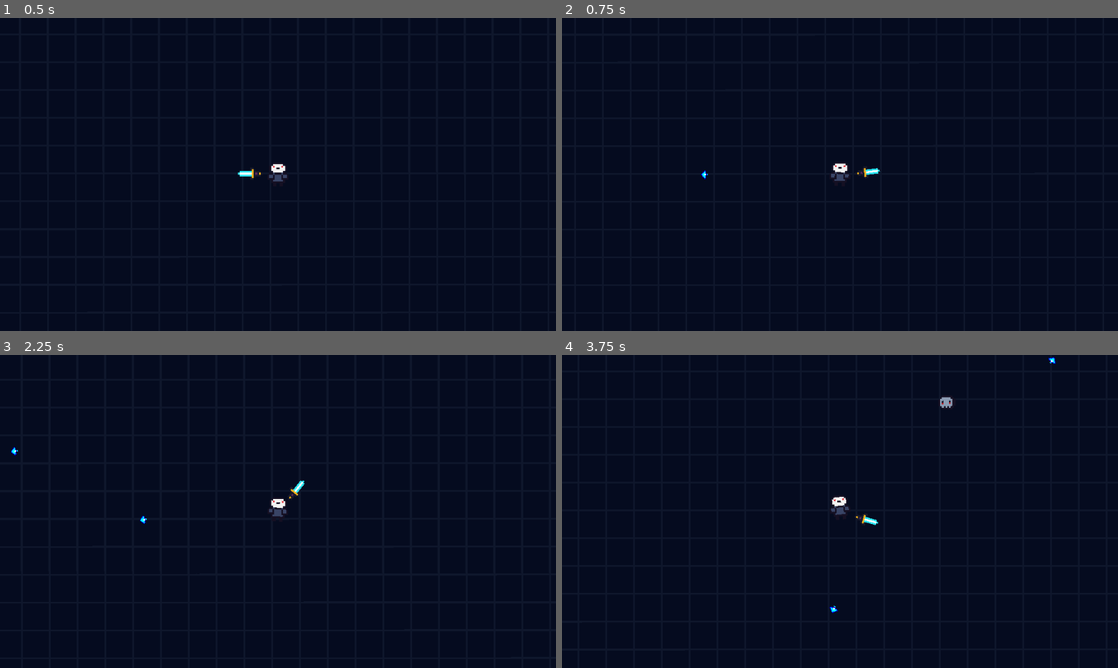
Above: before the commit, frames 1-4 (two rows, left to right).
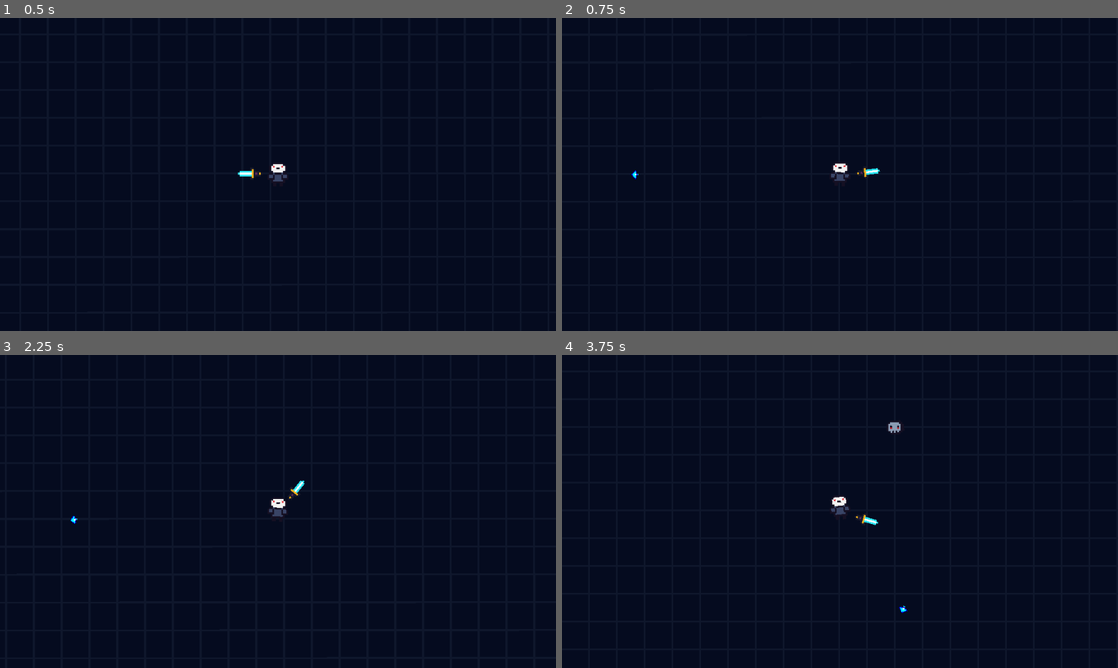
Above: after the commit, the same moments.

Repository: hanssantos02/the-under-forge
Game: Godot game, scene res://scenes/main.tscn
Same seed, same stepped clock (60 frames per second), same inputs: the game is played once before the commit and once after it.
Inputs (mouse positions are in pixels of both pictures, inside the frame that each line leads up to):
- Up to frame 1 (0.5 s): no input
- Up to frame 2 (0.75 s): tap Enter (ui_accept) at 0.5 s; move the mouse to (962, 158) at 0.52 s; hold D (move_right) from 0.53 s (still down); tap Shift (dash, bound only after the commit) at 0.6 s
- Up to frame 3 (2.25 s): tap Enter (ui_accept) at 0.77, 1.52 s; move the mouse to (166, 527) at 1.27 s; release D (move_right) at 1.28 s; hold S (move_down) 1.28-2.03 s; tap Shift (dash, bound only after the commit) at 1.35, 2.1 s; move the mouse to (333, 442) at 2.02 s; hold D (move_right) from 2.03 s (still down)
- Up to frame 4 (3.75 s): move the mouse to (812, 574) at 2.77 s; release D (move_right) at 2.78 s; hold W (move_up) 2.78-3.53 s; tap Shift (dash, bound only after the commit) at 2.85, 3.6 s; tap Enter (ui_accept) at 3.02 s; move the mouse to (1006, 558) at 3.52 s; hold A (move_left) from 3.53 s (still down)

Frame 1 is identical in both runs. In frame 2, less than 0.1% of the frame differs, in the area x 12-27%, y 48-52%; in frame 3, less than 0.1%; in frame 4, 0.2%, in the area x 48-89%, y 0-83%.

Commit message:
Implement Player dash system

Diff:
--- a/project.godot
+++ b/project.godot
@@ -50,11 +50,18 @@
 "events": [Object(InputEventKey,"resource_local_to_scene":false,"resource_name":"","device":-1,"window_id":0,"alt_press …(192 unchanged characters)…
 ]
 }
+dash={
+"deadzone": 0.2,
+"events": [Object(InputEventKey,"resource_local_to_scene":false,"resource_name":"","device":-1,"window_id":0,"alt_pressed":false,"shift_pressed":false,"ctrl_pressed":false,"meta_pressed":false,"pressed":false,"keycode":0,"physical_keycode":4194325,"key_label":0,"unicode":0,"location":0,"echo":false,"script":null)
+, Object(InputEventMouseButton,"resource_local_to_scene":false,"resource_name":"","device":-1,"window_id":0,"alt_pressed":false,"shift_pressed":false,"ctrl_pressed":false,"meta_pressed":false,"button_mask":2,"position":Vector2(177, 23),"global_position":Vector2(186, 71),"factor":1.0,"button_index":2,"canceled":false,"pressed":true,"double_click":false,"script":null)
+]
+}
 
 [layer_names]
 
 2d_physics/layer_1="Player"
 2d_physics/layer_2="Enemy"
+2d_physics/layer_3="World"
 
 [physics]
 
--- a/scenes/enemy.tscn
+++ b/scenes/enemy.tscn
@@ -16,6 +16,7 @@
 
 [node name="Enemy" type="CharacterBody2D" unique_id=106604056]
 collision_layer = 2
+collision_mask = 5
 script = ExtResource("1_md0e3")
 explosion_scene = ExtResource("2_c4w8v")
 
--- a/scenes/player.tscn
+++ b/scenes/player.tscn
@@ -15,12 +15,13 @@
 [ext_resource type="AudioStream" uid="uid://d1rcsrlv2wy1k" path="res://music/shoot.wav" id="11_f1ej7"]
 [ext_resource type="Script" uid="uid://c8ukxxhmyegu" path="res://scripts/weapon_indicator.gd" id="12_jej6c"]
 [ext_resource type="AudioStream" uid="uid://y0t7d41ptuna" path="res://music/weapon_pickup.wav" id="15_oprun"]
+[ext_resource type="AudioStream" uid="uid://by5ujsk3pmmoq" path="res://music/dash.wav" id="16_a8ls1"]
 
 [sub_resource type="RectangleShape2D" id="RectangleShape2D_6baej"]
 size = Vector2(12, 8)
 
 [node name="Player" type="CharacterBody2D" unique_id=1062722222]
-collision_mask = 2
+collision_mask = 6
 script = ExtResource("1_g2els")
 dropped_weapon_scene = ExtResource("2_smehm")
 
@@ -74,5 +75,18 @@
 stream = ExtResource("15_oprun")
 bus = &"SFX"
 
+[node name="DashDurationTimer" type="Timer" parent="." unique_id=49337859]
+wait_time = 0.2
+one_shot = true
+
+[node name="DashCooldownTimer" type="Timer" parent="." unique_id=1953111650]
+one_shot = true
+
+[node name="DashSFX" type="AudioStreamPlayer" parent="." unique_id=1187050987]
+stream = ExtResource("16_a8ls1")
+bus = &"SFX"
+
 [connection signal="died" from="HealthComponent" to="." method="_on_health_component_died"]
 [connection signal="timeout" from="WeaponPivot/WeaponTimer" to="WeaponPivot" method="_on_timer_timeout"]
+[connection signal="timeout" from="DashDurationTimer" to="." method="_on_dash_duration_timer_timeout"]
+[connection signal="timeout" from="DashCooldownTimer" to="." method="_on_dash_cooldown_timer_timeout"]
--- a/scripts/health_component.gd
+++ b/scripts/health_component.gd
@@ -6,11 +6,14 @@
 
 @export var max_health: float = 10.0
 var current_health
+var is_invincible: bool = false
 
 func _ready() -> void:
 	current_health = max_health
 
 func take_damage(amount: float) -> void:
+	if is_invincible:
+		return
 	damaged.emit()
 	current_health -= amount
 	if current_health <= 0:
--- a/scripts/player.gd
+++ b/scripts/player.gd
@@ -2,11 +2,19 @@
 
 @export var speed: float = 100.0
 @export var dropped_weapon_scene: PackedScene
+@export var has_weapon: bool = true
+@export var dash_speed: float = 400.0
 @onready var weapon_pivot: Node2D = $WeaponPivot
 @onready var camera_2d: Camera2D = $Camera2D
-@export var has_weapon: bool = true
 @onready var weapon_timer: Timer = $WeaponPivot/WeaponTimer
 @onready var pickup_sfx: AudioStreamPlayer = $PickupSFX
+@onready var dash_duration_timer: Timer = $DashDurationTimer
+@onready var dash_cooldown_timer: Timer = $DashCooldownTimer
+@onready var health_component: HealthComponent = $HealthComponent
+@onready var dash_sfx: AudioStreamPlayer = $DashSFX
+var is_dashing: bool = false
+var can_dash: bool = true
+var dash_direction: Vector2 = Vector2.ZERO
 
 func _ready() -> void:
 	if not has_weapon:
@@ -24,7 +32,20 @@
 
 func _physics_process(_delta: float) -> void:
 	var direction = Input.get_vector("move_left", "move_right", "move_up", "move_down")
-	velocity = direction * speed
+	if Input.is_action_just_pressed("dash") and can_dash and direction != Vector2.ZERO:
+		is_dashing = true
+		can_dash = false
+		dash_direction = direction
+		dash_duration_timer.start()
+		dash_cooldown_timer.start()
+		health_component.is_invincible = true
+		set_collision_mask_value(2, false)
+		set_collision_layer_value(1, false)
+		dash_sfx.play()
+	if is_dashing:
+		velocity = dash_direction * dash_speed
+	else:
+		velocity = direction * speed
 	move_and_slide()
 
 func _on_health_component_died() -> void:
@@ -35,3 +56,13 @@
 		get_tree().current_scene.add_child(weapon)
 		camera_2d.reparent(weapon)
 	queue_free()
+
+func _on_dash_duration_timer_timeout() -> void:
+	is_dashing = false
+	health_component.is_invincible = false
+	set_collision_mask_value(2, true)
+	set_collision_layer_value(1, true)
+
+
+func _on_dash_cooldown_timer_timeout() -> void:
+	can_dash = true
Not shown, added: music/dash.wav.import
Not shown, added: music/dash.wav
